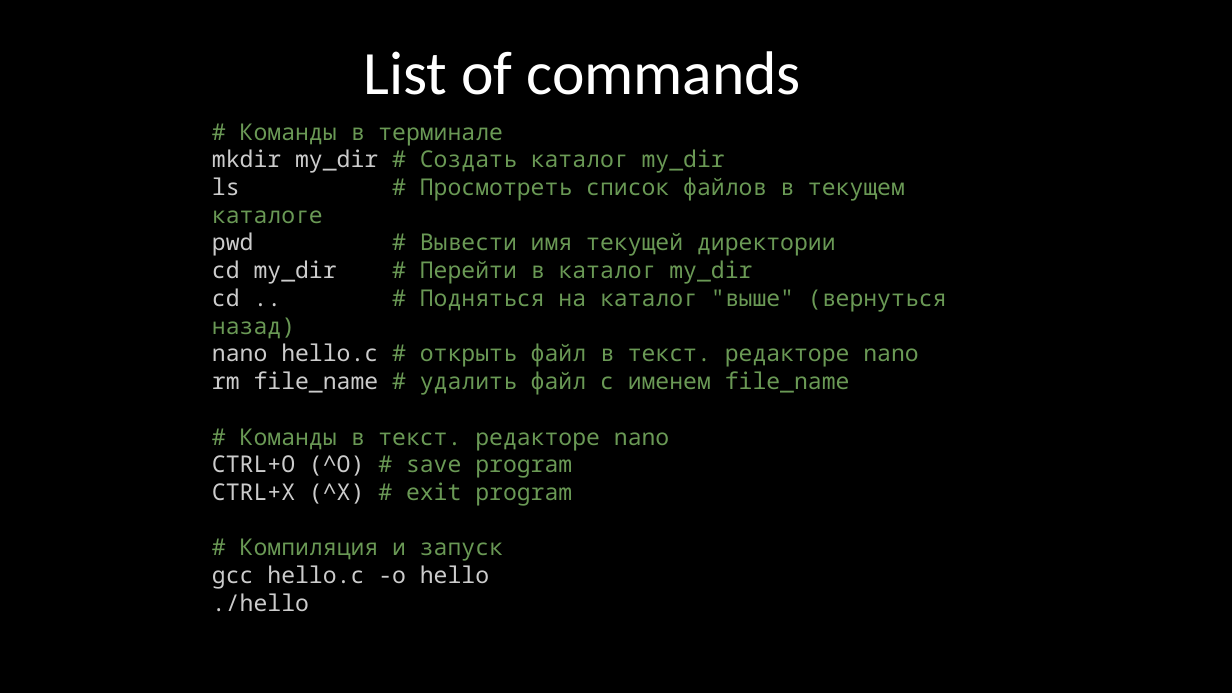
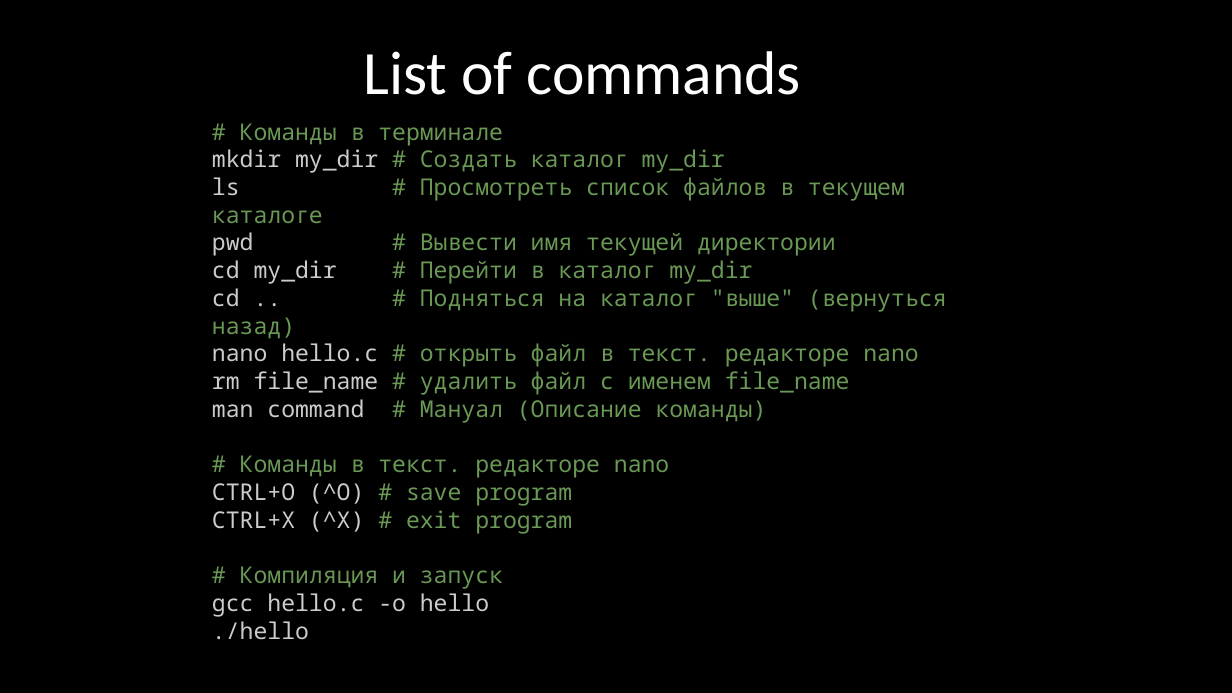
Before and after one commit to kruffka/C-Programming, a slide deck: slide 3 of slides/1_hello_types.pptx. Drawn at 1232x693 pixels with LibreOffice and Linux fonts; fonts in the diff are those of the drawing. Boxes give left, top, right and bottom in pixels: in the first picture for what was removed or moved away, otherwise in the second. Text is boxed around its words. In the diff, an @@ line names an element or a change of style, - is before the commit and + after.

```diff
--- a/slides/1_hello_types.pptx
+++ b/slides/1_hello_types.pptx
@@ text at <box>212,399,766,423</box>: paragraph added @@
+man command # Мануал (Описание команды)
```
Also in this commit, not shown: 1 other slide changed, 2 other files.
